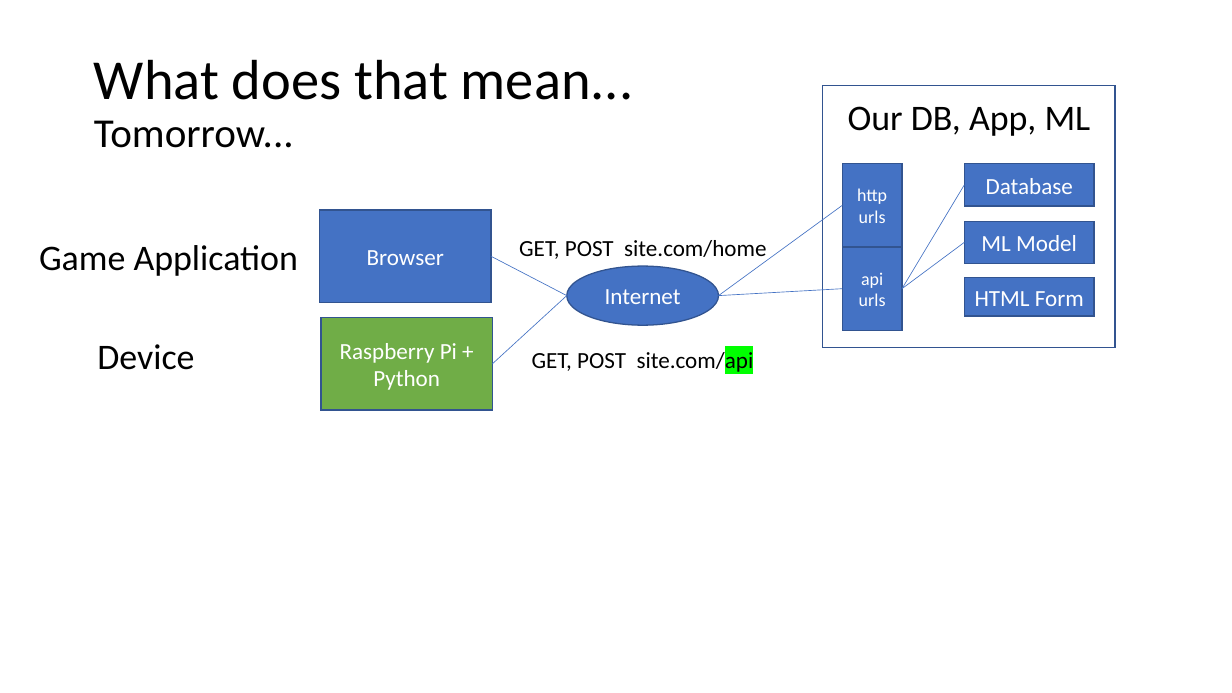
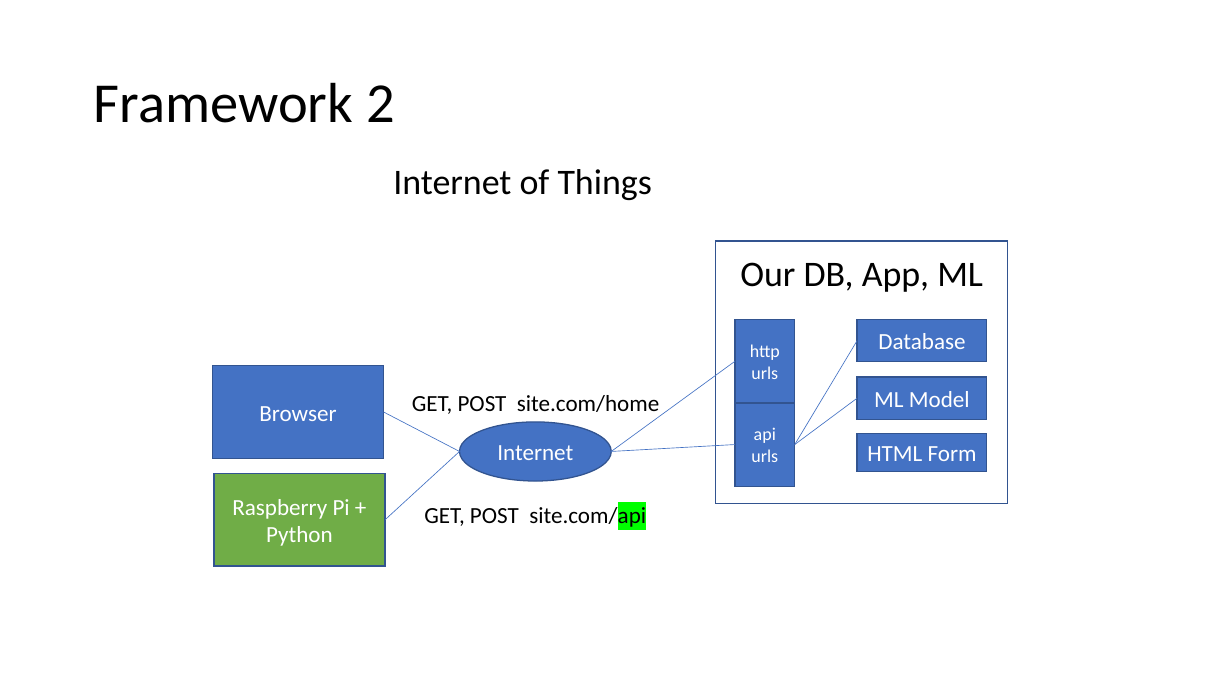
Before and after one commit to cwinsor/django_103_plasticc_and_ux, a slide deck: slide 6 of presentation.pptx (slide 7 before the commit). Drawn at 1232x693 pixels with LibreOffice and Linux fonts; fonts in the diff are those of the drawing. Boxes give left, top, right and bottom in pixels: in the first picture for what was removed or moved away, otherwise in the second. Text is boxed around its words. In the diff, an @@ line names an element or a change of style, - is before the commit and + after.

```diff
--- a/presentation.pptx
+++ b/presentation.pptx
@@ title at bbox=[94, 82, 395, 123]: text changed @@
-What does that mean...
-Tomorrow...
+Framework 2
@@ text added at bbox=[393, 169, 652, 200], 28 pt, text #000000 @@
+Internet of Things
@@ text removed at bbox=[39, 245, 298, 276] @@
-Game Application
@@ text removed at bbox=[97, 344, 194, 370] @@
-Device
@@ 5 lines, 4 rectangles, 3 texts: place and size @@
-5 lines, 4 rectangles, 3 texts at bbox=[320, 106, 1094, 374]
+5 lines, 4 rectangles, 3 texts at bbox=[213, 262, 987, 530]
@@ 4 rectangles, 1 ellipse, 1 line: place and size @@
-4 rectangles, 1 ellipse, 1 line at bbox=[322, 85, 1116, 410]
+4 rectangles, 1 ellipse, 1 line at bbox=[213, 241, 1008, 567]
```
Also in this commit, not shown: 17 other slides changed, 16 slides added, 3 slides removed, 4 other files.
